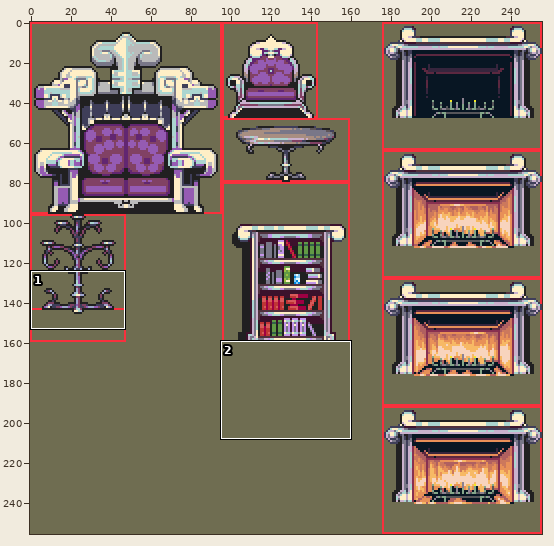
One commit to this sprite sheet: images/props/furniture-castle.png. The picture above shows the old version from afar; the outline marks the close-up.
Close-up. Before:
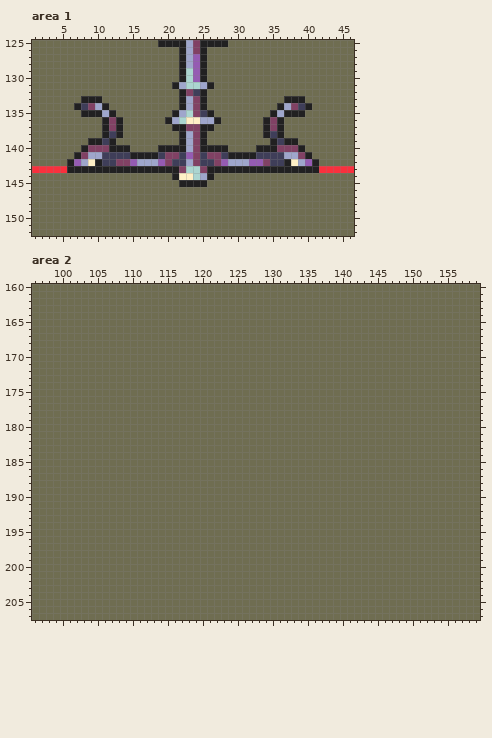
The file is 256x256 pixels. Shown: area 1: x 1..46, y 125..152; area 2: x 96..159, y 160..207.
New version:
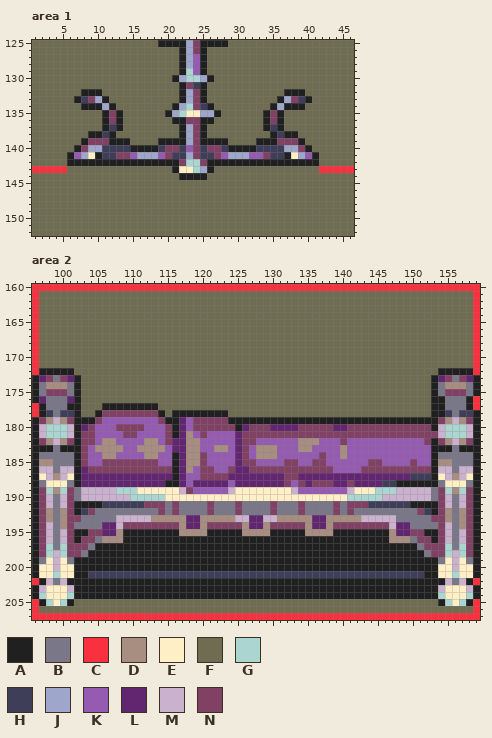
Palette (. is transparent): A #212021  B #797788  C #f9303d  D #a88e81  E #ffefc6  F #6f6d51  G #abd5d0  H #3f3e59  J #9fa6cc  K #955bb3  L #622671  M #cab1cd  N #814164
What changed:
Changed rows in their new state; - is an unchanged pixel.
Area 1:
first column x 6:
130 ---------------AJ-GJA---------------
131 ---------------FANHAF---------------
132 --AAA------------JN------------AAA--
133 -AHNJA------------------------AJNHA-
134 -FAAAJA--------AJG-HA--------AJAAAF-
135 --FFFANA------AJGEEJJA------ANAFFF--
136 --------------FAANNAAF--------------
137 ------H--------F-J--F--------H------
138 ---AAHAF--------------------FAHAA---
139 --ANNN-AA----AAA----AAA----AA-NNNA--
140 -ANJJHHHHAAAAHNNHK-HNNHAAAAHHHHJJNA-
141 AKJEA--NNKJJJK-H-J--H-KJJJKKN--AEJKA
142 -AAA-AAAAAAAAAAANGGNAAAAAAAAAAA-AAA-
143 FFFFFFFFFFFFFFF-EE-J-FFFFFFFFFFFFFFF
144 ---------------FAAAAF---------------
145 ----------------FFFF----------------
Area 2:
first column x 96:
160 CCCCCCCCCCCCCCCCCCCCCCCCCCCCCCCCCCCCCCCCCCCCCCCCCCCCCCCCCCCCCCCC
161 C--------------------------------------------------------------C
162 C--------------------------------------------------------------C
163 C--------------------------------------------------------------C
164 C--------------------------------------------------------------C
165 C--------------------------------------------------------------C
166 C--------------------------------------------------------------C
167 C--------------------------------------------------------------C
168 C--------------------------------------------------------------C
169 C--------------------------------------------------------------C
170 C--------------------------------------------------------------C
171 C--------------------------------------------------------------C
172 CAAAAA----------------------------------------------------AAAAAC
173 ALNBNLA--------------------------------------------------ALNBNLA
174 ABDDDBA--------------------------------------------------ABDDDBA
175 ABNNNBA--------------------------------------------------ABNNNBA
176 ALBBBLA--------------------------------------------------AABBBAC
177 CABBBAA---AAAAAAAA---------------------------------------AABBBAC
178 CAHBHHA--ANNNNNNNNA-AAAAAAAA-----------------------------AAHBHHA
179 ANDMDNAAANKKKKKKKKNAALKNNNNNAAAAAAAAAAAAAAAAAAAAAAAAAAAAAANDMDNA
180 AMGGGMALNKKKNNNNKKKNALKNNNNNNALNNNLLLLNNNNNLLNNNNNNNNNNNNAMGGGMA
181 AMGGGMANNKKKKNNKKKKNALDKNKKKKLNNNNNNNNNNNNNNNNNNNNNNNNNNNNMGGGMA
182 ANDMDNANNKDDKKKKDDKNLLDDKKKKKLNNKKKKKKDDDKKKNKKKKKKKKKKKNANDMDNA
183 AAABAAANKDDDDKKDDDDKLLDDKKDDKLNKDDDKKKDDKKKKDKKKKKKKKKKKKAAABAAA
184 ABBBBBANKKDDKKKKDDKKALDDNKKKKLNKDDDKKKKKKNKKDKKKKKKKKKKKKABBBBBA
185 ADDBBBANKKNNNNNNNNKKALDDNKKKKLNNKKKKNNKKNNKKKKKKNNKKKKNKKADDBBBA
186 AMMBMMALNNNNNNNNNNNNALDKNNKKNLLNNNNNNNNNNNNKKKKNNNNNNNNNNAMMBMMA
187 AEMDMEALLLLLLLLLLLLLALKKNNNNLLLLLLLLNNLLLLLLLLLLLLLLLLHHHAEMDMEA
188 ABEEEBALLLLLLLLLLLLAALKLLLLLKLLLLLLLNKNLNNNLLNLLLLHHAAAAAABEEEBA
189 ANGDGNBMMMMMGGGEEEEEEMNKKKKKMEEEEEEEEMKKKKKKKMEEEGGGMMMMMBNGDGNA
190 ANMBMNBMMMMMMMGGGGGEEEEEEEEEEEEEEEEEEEEEEEEEEGGGGGMMMMMMMBNMBMNA
191 ANMBMNAAAAHHHHHHNNNBNBBBBNBBBNBBBBNBBBNBBBBNBNNNHHHHHHAAAANMBMNA
192 ANDBDNAHNBBBBBBBBBNBNBBBBNBBBNBBBBNBBBNBBBBNBNBBBBBBBBBNHANDBDNA
193 ANDBDNNBBBBBMMMMMDDDDDLLDDDDDMMLLMMDDDDDLLDDDDDMMMMMBBBBBNNDBDNA
194 ANMBDNBBBBLLMNNNNNNNNDLLDNNNNNDLLDNNNNNDLLDNNNNNNNNMLLBBBBNMBDNA
195 ANMBMNAANNLLDAAAAAAAADDDDAAAAADDDDAAAAADDDDAAAAAAAADLLNNAANMBMNA
196 ANMBMNANNBDDDAAAAAAAAAAAAAAAAAAAAAAAAAAAAAAAAAAAAAADDDBNNANMBMNA
197 ANGBGNNNBAAAAAAAAAAAAAAAAAAAAAAAAAAAAAAAAAAAAAAAAAAAAAABNNNGBGNA
198 ANGMGNNBAAAAAAAAAAAAAAAAAAAAAAAAAAAAAAAAAAAAAAAAAAAAAAAABNNGMGNA
199 ABEMEBAAAAAAAAAAAAAAAAAAAAAAAAAAAAAAAAAAAAAAAAAAAAAAAAAAAABEMEBA
200 AEEMEEAAAAAAAAAAAAAAAAAAAAAAAAAAAAAAAAAAAAAAAAAAAAAAAAAAAAEEMEEA
201 AEEGEEAAHHHHHHHHHHHHHHHHHHHHHHHHHHHHHHHHHHHHHHHHHHHHHHHHAAEEGEEA
202 CAMBMAAAAAAAAAAAAAAAAAAAAAAAAAAAAAAAAAAAAAAAAAAAAAAAAAAAAAAMBMAC
203 AMEEEMAAAAAAAAAAAAAAAAAAAAAAAAAAAAAAAAAAAAAAAAAAAAAAAAAAAAMEEEMA
204 AGEEEGAAAAAAAAAAAAAAAAAAAAAAAAAAAAAAAAAAAAAAAAAAAAAAAAAAAAGEEEGA
205 CAGEGA----------------------------------------------------AGEGAC
206 C--------------------------------------------------------------C
207 CCCCCCCCCCCCCCCCCCCCCCCCCCCCCCCCCCCCCCCCCCCCCCCCCCCCCCCCCCCCCCCC
